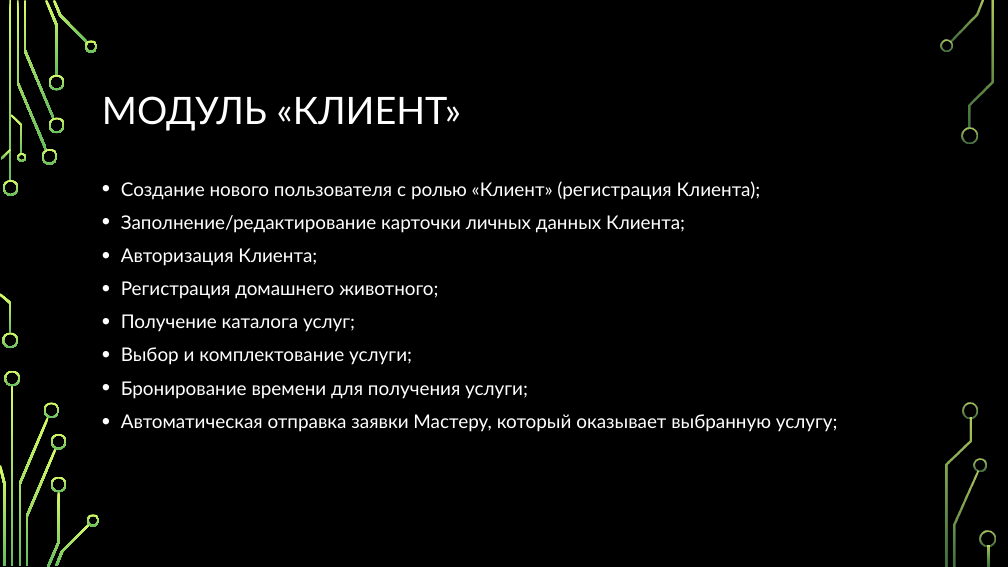
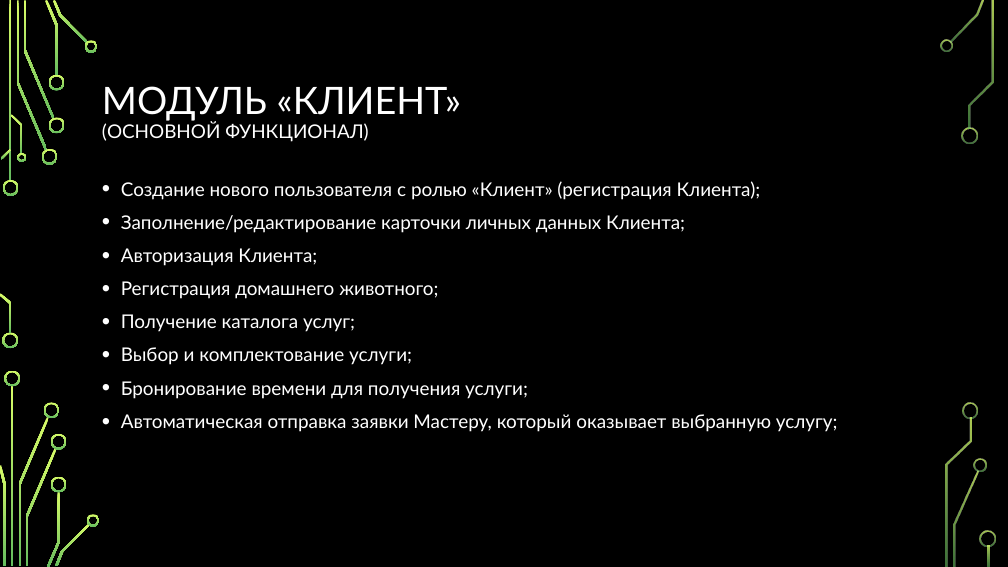
Before and after one commit to tischenko-dmitriy/grooming-salon, a slide deck: slide 4 of documentation/grooming-salon.pptx. Drawn at 1008x567 pixels with LibreOffice and Linux fonts; fonts in the diff are those of the drawing; background and template pictures are left out. Boxes give left, top, right and bottom in pixels: in the first picture for what was removed or moved away, otherwise in the second. Text is boxed around its words. In the diff, an @@ line names an element or a change of style, - is before the commit and + after.

```diff
--- a/documentation/grooming-salon.pptx
+++ b/documentation/grooming-salon.pptx
@@ title at bbox=[102, 86, 461, 142]: text changed; size 36 to 18 pt @@
-МОДУЛЬ «КЛИЕНТ»
+МОДУЛЬ «КЛИЕНТ»
+(ОСНОВНОЙ ФУНКЦИОНАЛ)
```
Also in this commit, not shown: 4 other slides changed, 4 slides added, 1 slide removed, 3 other files.
